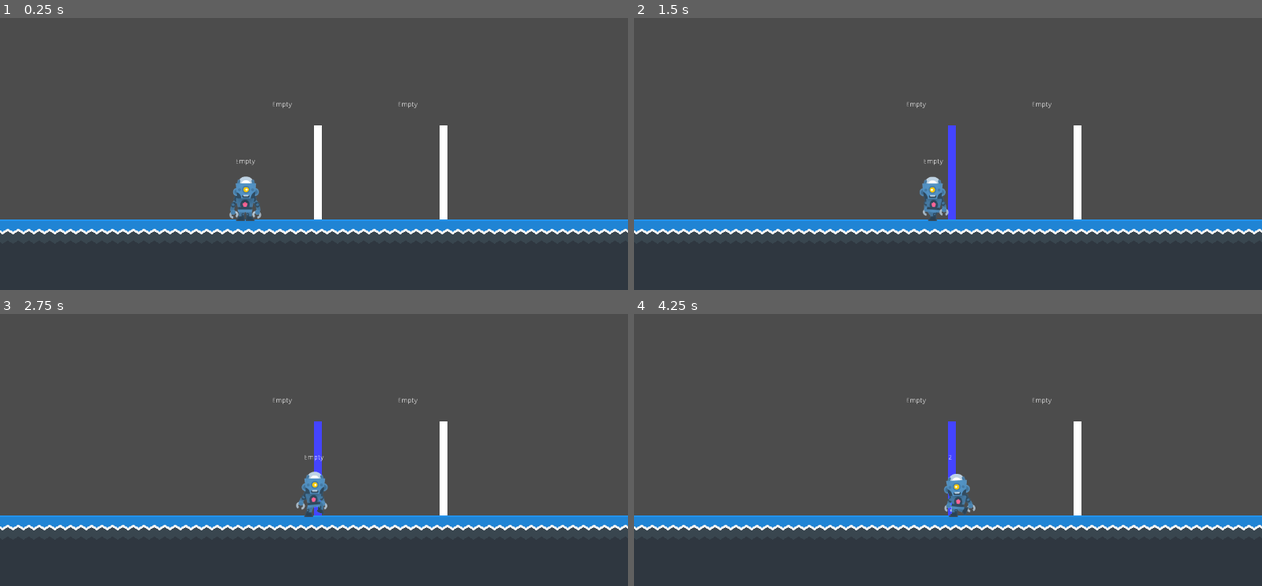
Above: before the commit, frames 1-4 (two rows, left to right).
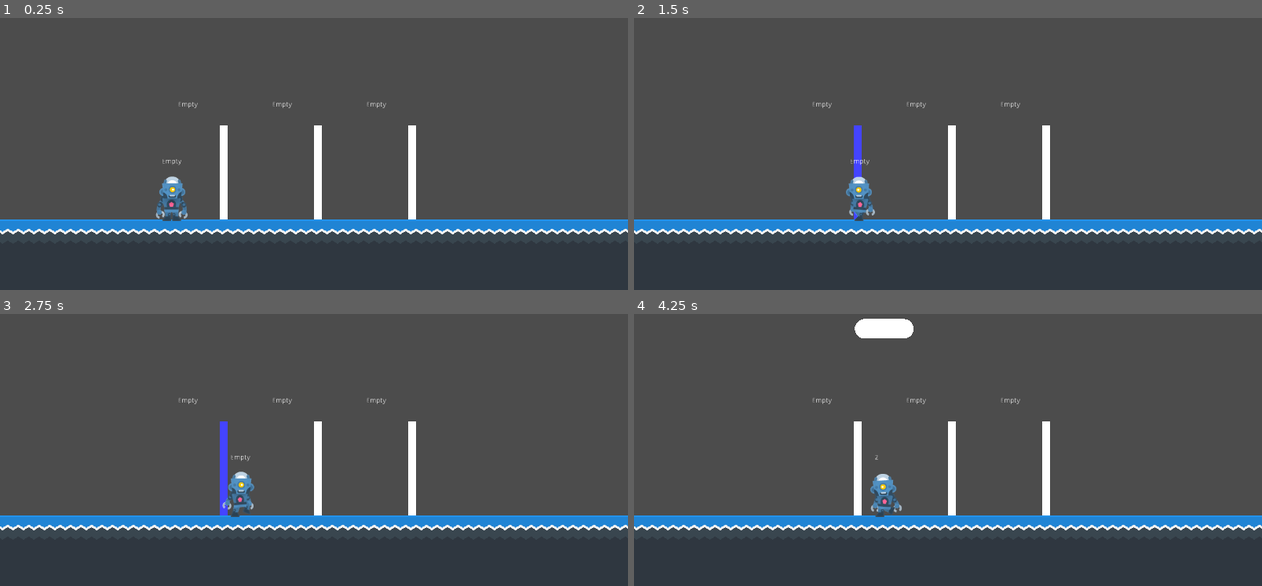
Above: after the commit, the same moments.

Repository: hermitt88/Hanoi-TD
Game: Godot game, scene res://Main.tscn
Same seed, same stepped clock (60 frames per second), same inputs: the game is played once before the commit and once after it.
Inputs:
- Up to frame 1 (0.25 s): no input
- Up to frame 2 (1.5 s): tap Enter (ui_accept) at 0.5, 0.77 s; hold Right (ui_right) 0.53-1.28 s; hold Left (ui_left) from 1.28 s (still down)
- Up to frame 3 (2.75 s): tap Enter (ui_accept) at 1.52 s; release Left (ui_left) at 2.03 s; hold Right (ui_right) from 2.03 s (still down)
- Up to frame 4 (4.25 s): tap Enter (ui_accept) at 3.02, 3.77 s; release Right (ui_right) at 3.53 s; hold Left (ui_left) from 3.53 s (still down)

The runs differ from the first frame. In frame 1, 2.5% of the frame differs, in the area x 24-72%, y 30-75%; in frame 2, 2.6%; in frame 3, 2.7%; in frame 4, 3.3%, in the area x 28-72%, y 1-75%.

Commit message:
visualized hanoi move

Diff:
--- a/Main.gd
+++ b/Main.gd
@@ -14,7 +14,7 @@
 	currentTowerArray = []
 	currentTowerCapacity = -1
 
-func _process(delta):
+func _process(_delta):
 
 	# Test Key: Enter
 	if Input.is_action_just_pressed("ui_accept"):
--- a/Main.tscn
+++ b/Main.tscn
@@ -16,7 +16,7 @@
 [node name="Towers" type="Node2D" parent="."]
 
 [node name="testBox1" type="Area2D" parent="Towers"]
-position = Vector2( 640, 384 )
+position = Vector2( 448, 384 )
 collision_layer = 4
 collision_mask = 2
 script = ExtResource( 4 )
@@ -41,7 +41,7 @@
 margin_bottom = -10.0
 
 [node name="testBox2" type="Area2D" parent="Towers"]
-position = Vector2( 896, 384 )
+position = Vector2( 640, 384 )
 collision_layer = 4
 collision_mask = 2
 script = ExtResource( 4 )
@@ -65,8 +65,33 @@
 margin_right = 146.0
 margin_bottom = -10.0
 
+[node name="testBox3" type="Area2D" parent="Towers"]
+position = Vector2( 832, 384 )
+collision_layer = 4
+collision_mask = 2
+script = ExtResource( 4 )
+__meta__ = {
+"_edit_group_": true
+}
+
+[node name="CollisionShape2D" type="CollisionShape2D" parent="Towers/testBox3"]
+position = Vector2( 8, 96 )
+shape = SubResource( 1 )
+
+[node name="ColorRect" type="ColorRect" parent="Towers/testBox3"]
+margin_right = 16.0
+margin_bottom = 192.0
+
+[node name="Turrets" type="Node2D" parent="Towers/testBox3"]
+
+[node name="Label" type="Label" parent="Towers/testBox3"]
+margin_left = -85.0
+margin_top = -49.0
+margin_right = 146.0
+margin_bottom = -10.0
+
 [node name="Player" parent="." instance=ExtResource( 2 )]
-position = Vector2( 500, 515 )
+position = Vector2( 350, 515 )
 collision_layer = 2
 collision_mask = 4
 
@@ -78,6 +103,6 @@
 [connection signal="area_entered" from="Towers/testBox2" to="Towers/testBox2" method="_on_testBox_area_entered"]
 [connection signal="area_exited" from="Towers/testBox2" to="Towers/testBox2" method="_on_testBox_area_exited"]
 [connection signal="towerSignal" from="Towers/testBox2" to="." method="_on_testBox1_towerSignal"]
-[connection signal="area_entered" from="Player" to="Player" method="_on_Player_area_entered"]
-[connection signal="area_exited" from="Player" to="Player" method="_on_Player_area_exited"]
-[connection signal="playerSignal" from="Player" to="." method="_on_Player_playerSignal"]
+[connection signal="area_entered" from="Towers/testBox3" to="Towers/testBox3" method="_on_testBox_area_entered"]
+[connection signal="area_exited" from="Towers/testBox3" to="Towers/testBox3" method="_on_testBox_area_exited"]
+[connection signal="towerSignal" from="Towers/testBox3" to="." method="_on_testBox1_towerSignal"]
--- a/Player.gd
+++ b/Player.gd
@@ -6,8 +6,12 @@
 var screen_size
 
 var onHand = null
+var cellSize = 64
+var diskThickness = 40
 
-signal playerSignal(onHand)
+var colorWhite = Color(255, 255, 255, 1)
+
+#signal playerSignal(onHand)
 
 func _ready():
 	screen_size = get_viewport_rect().size
@@ -32,16 +36,27 @@
 		$Label.text = String(onHand)
 	else:
 		$Label.text = "Empty"
+	update()
 
-func _on_Player_area_entered(area):
-	#print(area.get_index())
+func _draw():
 	if onHand:
-		emit_signal("playerSignal", onHand)
+		draw_disk(5, onHand)
+
+func draw_disk(height, diskLevel):
+	var center = Vector2(0, -cellSize * height)
+	var circleCenter1 = center + Vector2.LEFT * diskThickness * diskLevel * 0.5
+	var circleCenter2 = center + Vector2.RIGHT * diskThickness * diskLevel * 0.5
+	var circleRadius = diskThickness * 0.5
+	var rectStart = center + Vector2.LEFT * diskThickness * diskLevel * 0.5 + Vector2.UP * diskThickness * 0.5
+	var rectSize = Vector2(diskThickness * diskLevel, diskThickness)
+	draw_circle(circleCenter1, circleRadius, colorWhite)
+	draw_circle(circleCenter2, circleRadius, colorWhite)
+	draw_rect(Rect2(rectStart, rectSize), colorWhite)
 
 
-func _on_Player_area_exited(area):
-	pass
-
+#func _on_Player_area_entered(_area):
+#	if onHand:
+#		emit_signal("playerSignal", onHand)
 
 func _on_Main_updateHand(to):
 	onHand = to
--- a/testBox1.gd
+++ b/testBox1.gd
@@ -4,7 +4,12 @@
 var playerHere = false
 var towerIndex
 var towerCapacity
+var cellSize = 64
+var rodWidth = 16
+var diskThickness = 40
 signal towerSignal(towerIndex, playerHere, towerArray, towerCapacity)
+
+var colorWhite = Color(255, 255, 255, 1)
 
 var towerArray = Array()
 
@@ -12,11 +17,28 @@
 	towerIndex = self.get_index()
 	towerCapacity = 3
 
-func _process(delta):
+func _process(_delta):
 	if towerArray:
 		$Label.text = String(towerArray)
 	else:
 		$Label.text = "Empty"
+	update()
+
+func _draw():
+	for i in towerArray.size():
+		draw_disk(i, towerArray[i])
+
+func draw_disk(height, diskLevel):
+	var center = Vector2(rodWidth * 0.5, cellSize * (towerCapacity - height - 0.5))
+	var circleCenter1 = center + Vector2.LEFT * diskThickness * diskLevel * 0.5
+	var circleCenter2 = center + Vector2.RIGHT * diskThickness * diskLevel * 0.5
+	var circleRadius = diskThickness * 0.5
+	var rectStart = center + Vector2.LEFT * diskThickness * diskLevel * 0.5 + Vector2.UP * diskThickness * 0.5
+	var rectSize = Vector2(diskThickness * diskLevel, diskThickness)
+	draw_circle(circleCenter1, circleRadius, colorWhite)
+	draw_circle(circleCenter2, circleRadius, colorWhite)
+	draw_rect(Rect2(rectStart, rectSize), colorWhite)
+
 
 func _on_testBox_area_entered(area):
 	if area.get_name() == "Player":
@@ -26,7 +48,7 @@
 
 func _on_testBox_area_exited(area):
 	if area.get_name() == "Player":
-		$ColorRect.modulate = Color(255, 255, 255, 1)
+		$ColorRect.modulate = colorWhite
 		playerHere = false
 		emit_signal("towerSignal", towerIndex, playerHere, towerArray, towerCapacity)
 
